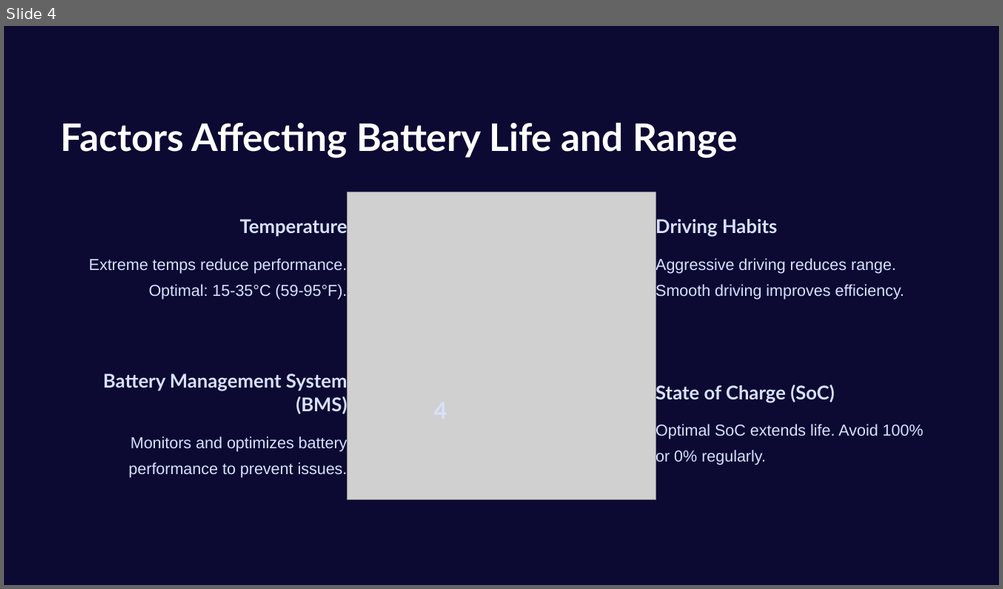
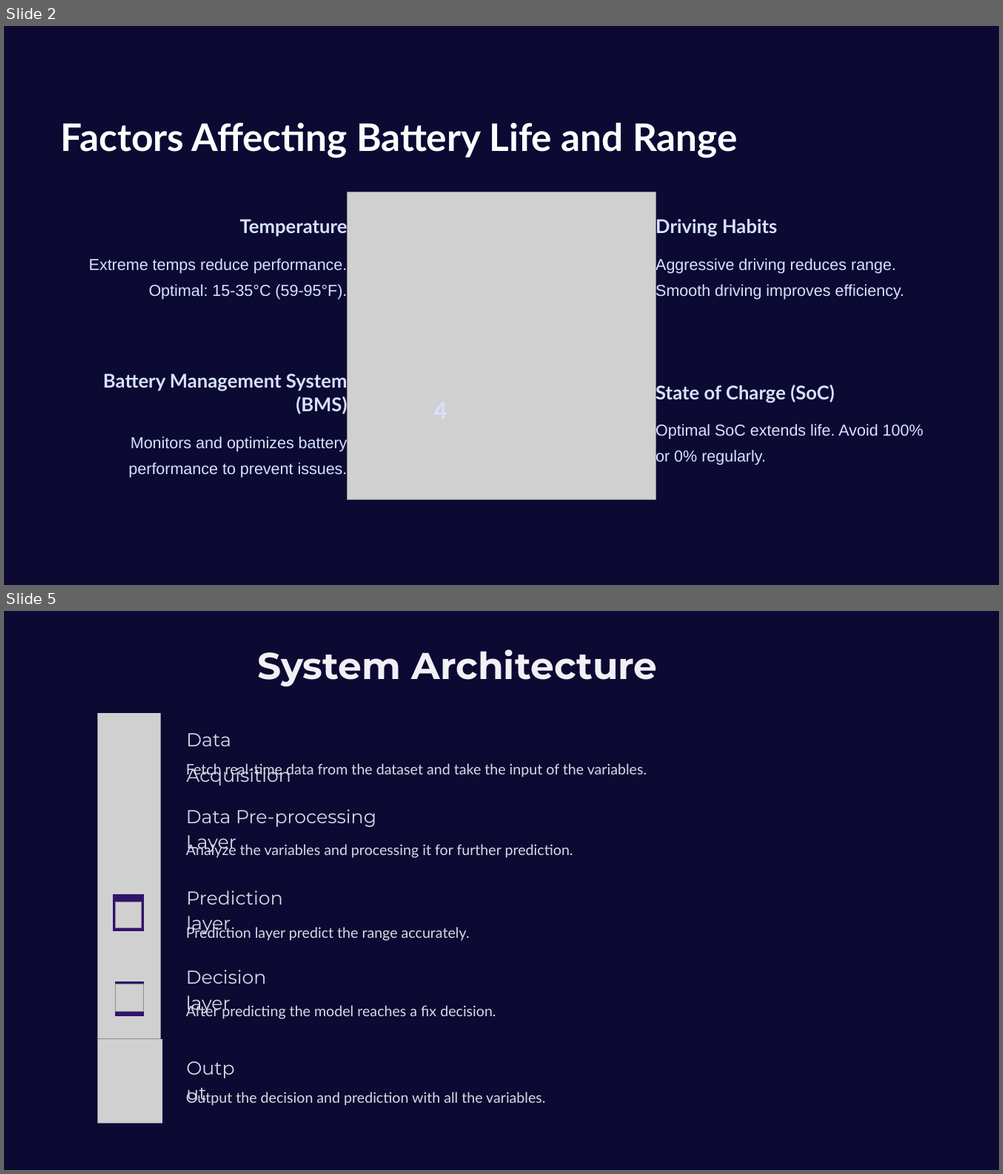
Before and after one commit to parvabarbhaya/EV_project, a slide deck: capstone_project_ppt.pptx. Shown one above the other, each under a label of ours: slide 4 before the commit, slides 2 and 5 after it; the slides between them are not shown. The pictures are 1003x589 and 1003x1174 pixels, drawn with LibreOffice and Linux fonts; fonts in the diff are those of the drawing; grey boxes stand for pictures; background and template pictures are left out. Boxes give left, top, right and bottom in pixels: in the first picture for what was removed or moved away, otherwise in the second. Text is boxed around its words. In the diff, an @@ line names an element or a change of style, - is before the commit and + after.

```diff
--- a/capstone_project_ppt.pptx
+++ b/capstone_project_ppt.pptx
@@ slide 5 added at [4, 611, 999, 1170], background gradient #C1D5DE to #C8DAE2 to #FFFFFF; not listed: 1 template element that a slide beside it also shows @@
@@ text added at [258, 649, 657, 686], 36 pt, text #F2F0F4, bold @@
+System Architecture
@@ picture added at [97, 713, 161, 791] @@
@@ text added at [186, 733, 291, 786], 18 pt, text #DCD7E5 @@
+Data Acquisition
@@ text added at [186, 763, 646, 778], 14 pt, text #DCD7E5 @@
+Fetch real-time data from the dataset and take the input of the variables.
@@ picture added at [97, 791, 161, 874] @@
@@ text added at [186, 809, 376, 854], 18 pt, text #DCD7E5 @@
+Data Pre-processing Layer
@@ text added at [186, 843, 573, 858], 14 pt, text #DCD7E5 @@
+Analyze the variables and processing it for further prediction.
@@ picture added at [97, 874, 161, 957] @@
@@ rectangle added at [114, 895, 144, 931], fill #31136C, outline #31136C 1 pt @@
@@ text added at [186, 891, 282, 934], 18 pt, text #DCD7E5 @@
+Prediction layer
@@ picture added at [116, 903, 142, 928] @@
@@ text added at [186, 925, 469, 941], 14 pt, text #DCD7E5 @@
+Prediction layer predict the range accurately.
@@ picture added at [97, 957, 161, 1039] @@
@@ rectangle added at [116, 982, 144, 1016], fill #31136C, outline #31136C 1 pt @@
@@ picture added at [116, 984, 144, 1011] @@
@@ text added at [186, 970, 267, 1014], 18 pt, text #DCD7E5 @@
+Decision layer
@@ text added at [186, 1004, 495, 1019], 14 pt, text #DCD7E5 @@
+After predicting the model reaches a fix decision.
@@ picture added at [97, 1040, 162, 1124] @@
@@ text added at [186, 1091, 233, 1106], 18 pt, text #DCD7E5 @@
+Output
@@ text added at [236, 1092, 545, 1106], 14 pt, text #DCD7E5 @@
+Output the decision and prediction with all the variables.
@@ what was slide 4 is now slide 2 @@
```
Also in this commit, not shown: 2 slides changed, 6 other slides added, 27 slides removed.
